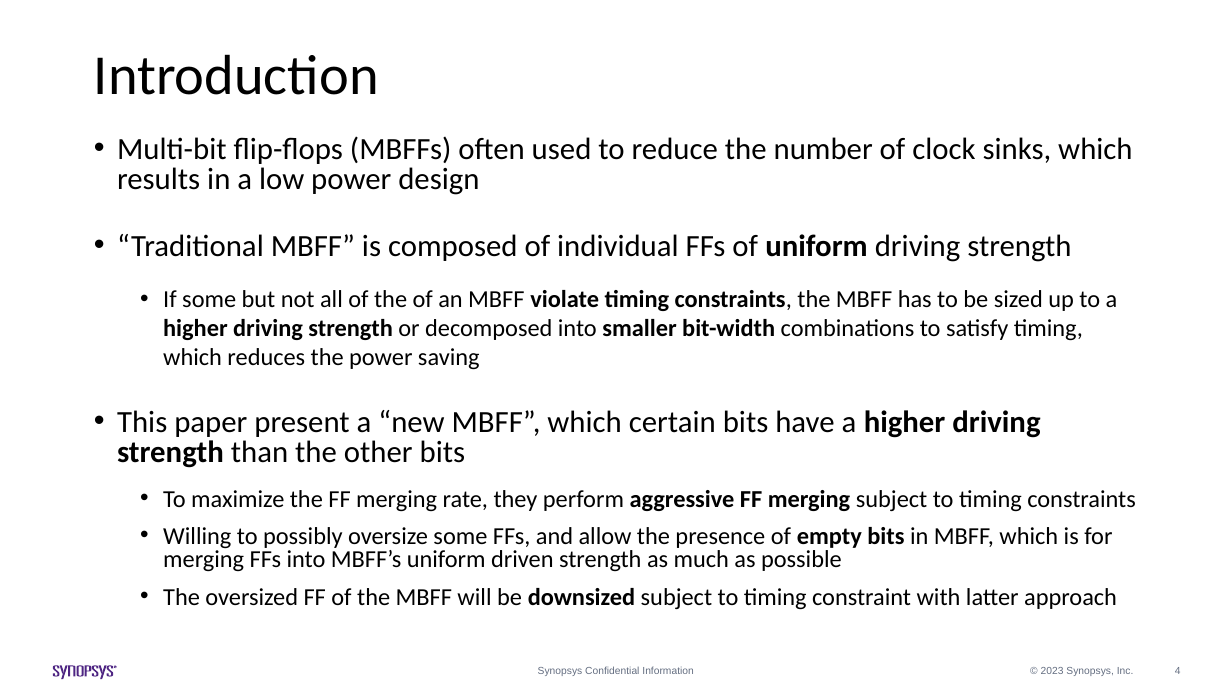
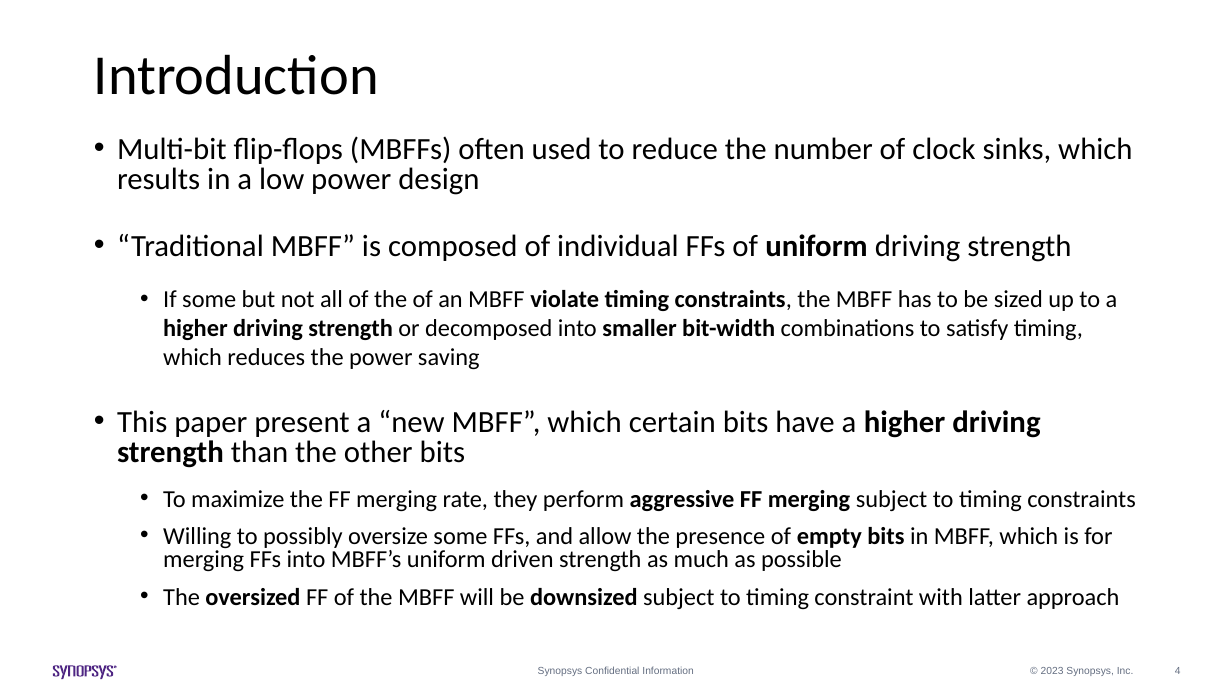
Before and after one commit to Pacific-Feng-Studuies/Studied-Papers, a slide deck: slide 5 of Synopsys Intern/Generation of Mixed-Driving Multi-Bit Flip-Flops for Power/Generation of Mixed-Driving Multi-Bit Flip-Flops for Power.pptx. Drawn at 1232x693 pixels with LibreOffice and Linux fonts; fonts in the diff are those of the drawing. Boxes give left, top, right and bottom in pixels: in the first picture for what was removed or moved away, otherwise in the second. Text is boxed around its words. In the diff, an @@ line names an element or a change of style, - is before the commit and + after.

```diff
--- a/Synopsys Intern/Generation of Mixed-Driving Multi-Bit Flip-Flops for Power/Generation of Mixed-Driving Multi-Bit Flip-Flops for Power.pptx
+++ b/Synopsys Intern/Generation of Mixed-Driving Multi-Bit Flip-Flops for Power/Generation of Mixed-Driving Multi-Bit Flip-Flops for Power.pptx
@@ text at [163, 588, 1120, 610]: bold on in "oversized" @@
```
Also in this commit, not shown: 3 other slides changed.
